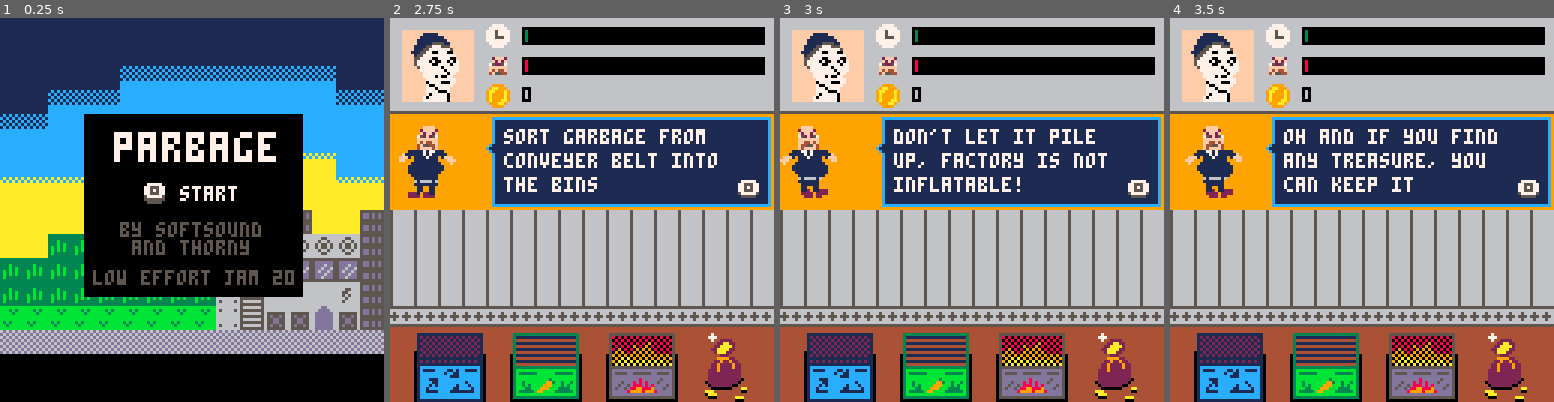
Above: before the commit, frames 1-4 (left to right).
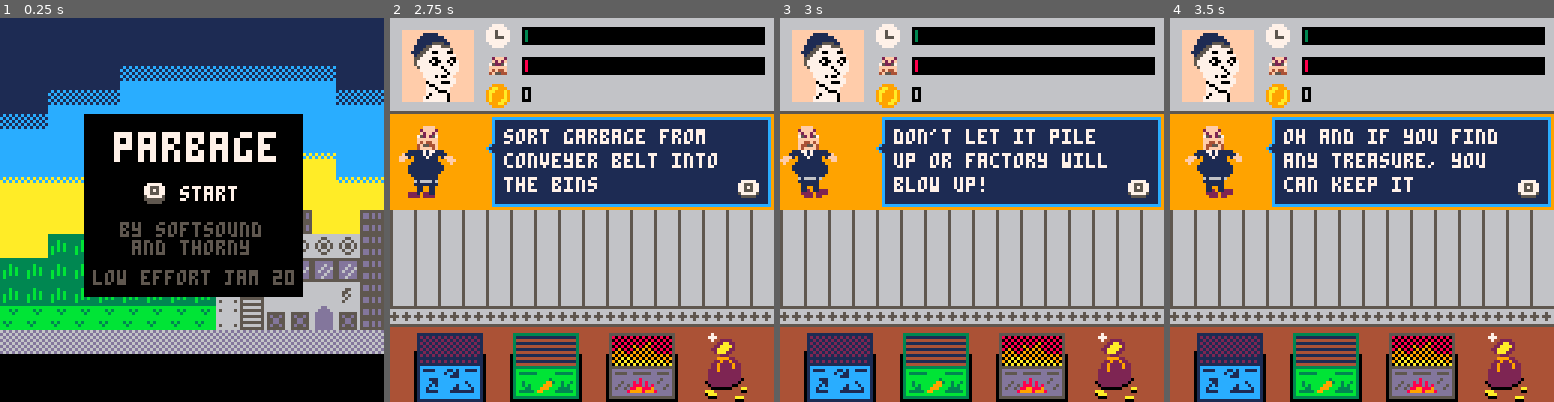
Above: after the commit, the same moments.

Repository: thorny-thorny/parbage
Game: PICO-8 cartridge lej20.p8
The game is run twice, just before and just after one commit, with the same random seed, the same clock (stepped at 60 frames per second) and the same inputs.
Inputs:
- Up to frame 1 (0.25 s): no input
- Up to frame 2 (2.75 s): tap O (Z key) at 0.7, 1.7, 2.1, 2.5 s; hold Right 1.6-2.1 s; hold Up 2.15-2.42 s; hold Right from 2.47 s (still down)
- Up to frame 3 (3 s): keep holding Right; tap O (Z key) at 2.9 s
- Up to frame 4 (3.5 s): release Right at 3.03 s; hold Left from 3.08 s (still down); tap O (Z key) at 3.3 s

Frames 1-2 are identical in both runs. In frame 3, 1.3% of the frame differs, in the area x 29-86%, y 35-46%; in frame 4, nothing differs.

Commit message:
Final fixes yay

Diff:
--- a/game_scene.lua
+++ b/game_scene.lua
@@ -2,7 +2,7 @@
   { "you are late again!", "well, what are you", "waiting for?" },
   { "use ⬅️➡️⬆️⬇️ to move", "around and 🅾️ to pick", "and drop items" },
   { "sort garbage from", "conveyer belt into", "the bins" },
-  { "don't let it pile", "up, factory is not", "inflatable!" },
+  { "don't let it pile", "up or factory will", "blow up!" },
   { "oh and if you find", "any treasure, you", "can keep it" },
   { "just put it in your", "bag and take away", "after the shift" },
   { "or hand it to me", "to keep it safe...", "ehehehe" },
@@ -69,6 +69,8 @@
 }
 
 function game_scene_create()
+  play_track(tracks.silence)
+
   return {
     shift_time = 0,
     shift_total = 4600,
--- a/intro_scene.lua
+++ b/intro_scene.lua
@@ -1,4 +1,6 @@
 function intro_scene_create()
+  play_track(tracks.intro)
+
   return {
     dx = 0,
     dy = 0,
--- a/lej20.p8
+++ b/lej20.p8
@@ -149,9 +149,139 @@
 
 
 
+…(130 lines of a section not shown)…
 __gff__
-0000000000000000000104040100000000000500000008000001020204040000020201010201080000040000010100000000000000000000000001020100000000000000010101020202040404080800000000000101010202020404040808000000000001010102020204040408080000000000000000000000000000000000
-0000000000000000000000000000000000000000000000000000000000000000000000000000000000000000000000000000000000000000000000000000000004000400010000000001000100000001000000000100000000000000000000010100020401000000000004000000000400000000000000000000000000000000
+0000000000000000000104040100000000000100000008000001020204040000020201040201080000040000010100000000000000000000000004020100000000000000010101020202040404080800000000000101010202020404040808000000000001010102020204040408080000000000000000000000000000000000
+0000000000000000000000000000000000000000000000000000000000000000000000000000000000000000000000000000000000000000000000000000000004000400010000000001000100000001000000000100000000000000000000010100020401000000000104000000000400000000000000000000000000000000
 __map__
 000000002f2f2f2f2f2f2f2f2f2f2f2f808182830e1f1f1f1f1f1f1f1f1f1f1faeaeaeaeaeaeaeaeaeaeaeaeaeaeaeae9f9f9f9f9f9f8f8f8f8f8f8f9f9f9f9f00000000000000000000000000000000000000000000000000000000000000000000000000000000000000000000000000000000000000000000000000000000
 000000002f2f2f2f2f2f2f2f2f2f2f2f909192931e1f1f1f1f1f1f1f1f1f1f1faeaeaeaeaeaeaeaeaeaeaeaeaeaeaeae9f9f9f9f9f9f9f8f8f8f8f9f9f9f9f9f00000000000000000000000000000000000000000000000000000000000000000000000000000000000000000000000000000000000000000000000000000000
--- a/overflow_scene.lua
+++ b/overflow_scene.lua
@@ -1,11 +1,12 @@
 function overflow_scene_create()
+  play_track(tracks.overflow)
+  play_sound(sounds.overflow)
+
   local items = {}
 
   for i = 1, 400 do
     add(items, garbage_item_create(all_garbage[flr(1 + rnd(#all_garbage))], 250, 80 + flr(rnd(20))))
   end
-
-  play_sound(sounds.overflow)
 
   return {
     speed = 30,
--- a/sounds.lua
+++ b/sounds.lua
@@ -1,10 +1,11 @@
 local tracks = {
   silence = nil,
   menu = nil,
-  intro = nil,
+  intro = 2,
   factory = 0,
-  outro_good = nil,
+  outro_good = 2,
   outro_bad = 1,
+  overflow = nil,
 }
 
 local sounds = {
Not shown, changed: 130 lines of the sprite sheet (__gfx__) section of lej20.p8
Not shown, changed: the thumbnail (__label__) section of lej20.p8
Not shown, changed: the music (__music__) section of lej20.p8
Not shown, changed: the sound effects (__sfx__) section of lej20.p8
